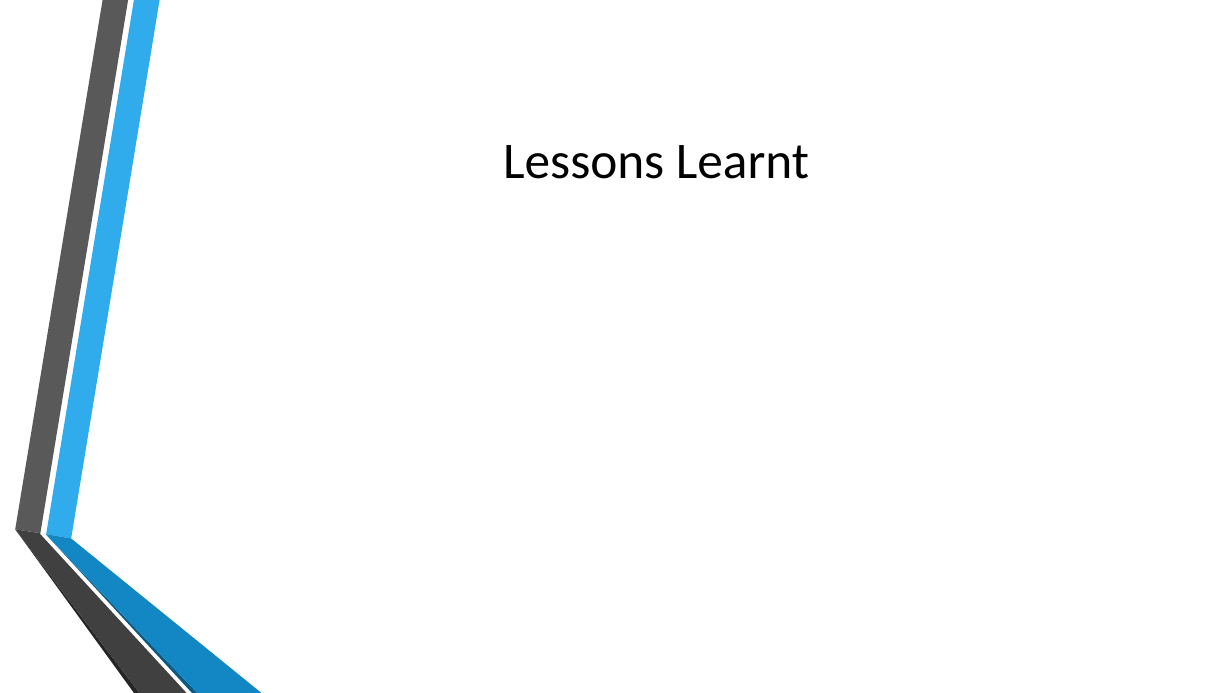
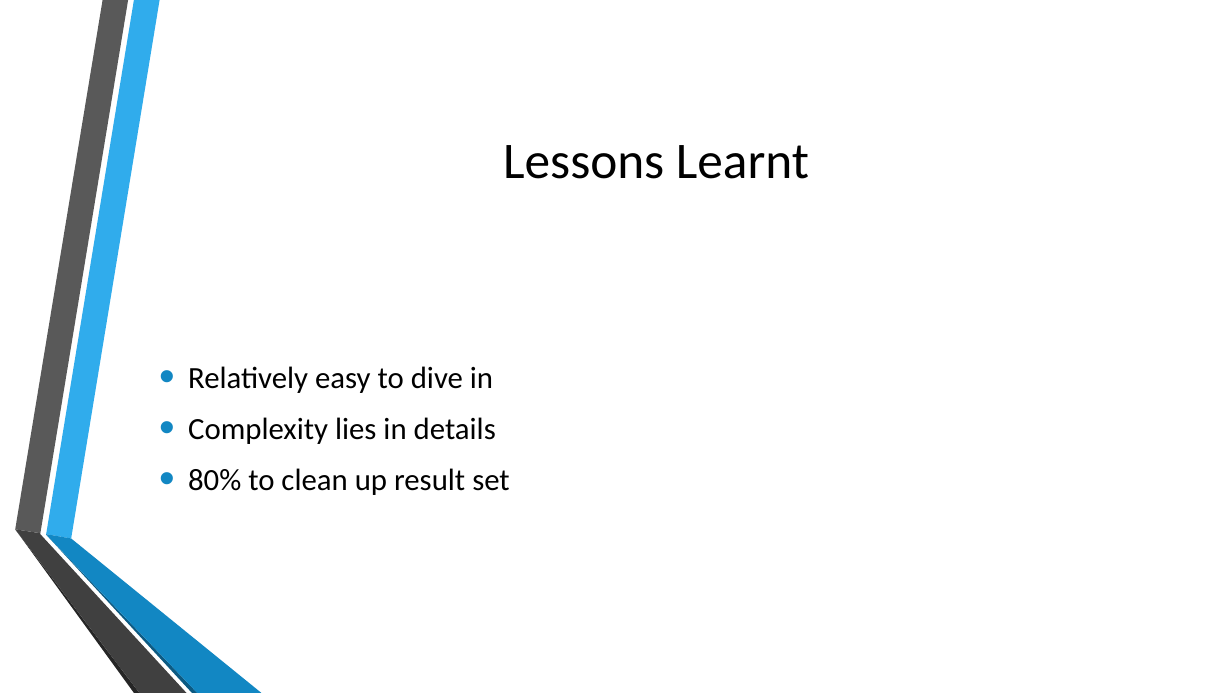
Before and after one commit to StrubT/ADMgRDFStores, a slide deck: slide 9 of presentation.pptx (slide 6 before the commit). Drawn at 1232x693 pixels with LibreOffice and Linux fonts; fonts in the diff are those of the drawing; background and template pictures are left out. Boxes give left, top, right and bottom in pixels: in the first picture for what was removed or moved away, otherwise in the second. Text is boxed around its words. In the diff, an @@ line names an element or a change of style, - is before the commit and + after.

Commit message:
update presentation

```diff
--- a/presentation.pptx
+++ b/presentation.pptx
@@ text added at [188, 366, 509, 495], 24 pt, text #000000 @@
+• Relatively easy to dive in
+• Complexity lies in details
+• 80% to clean up result set
```
Also in this commit, not shown: 3 other slides changed, 4 slides added, 1 slide removed, 1 other file.
